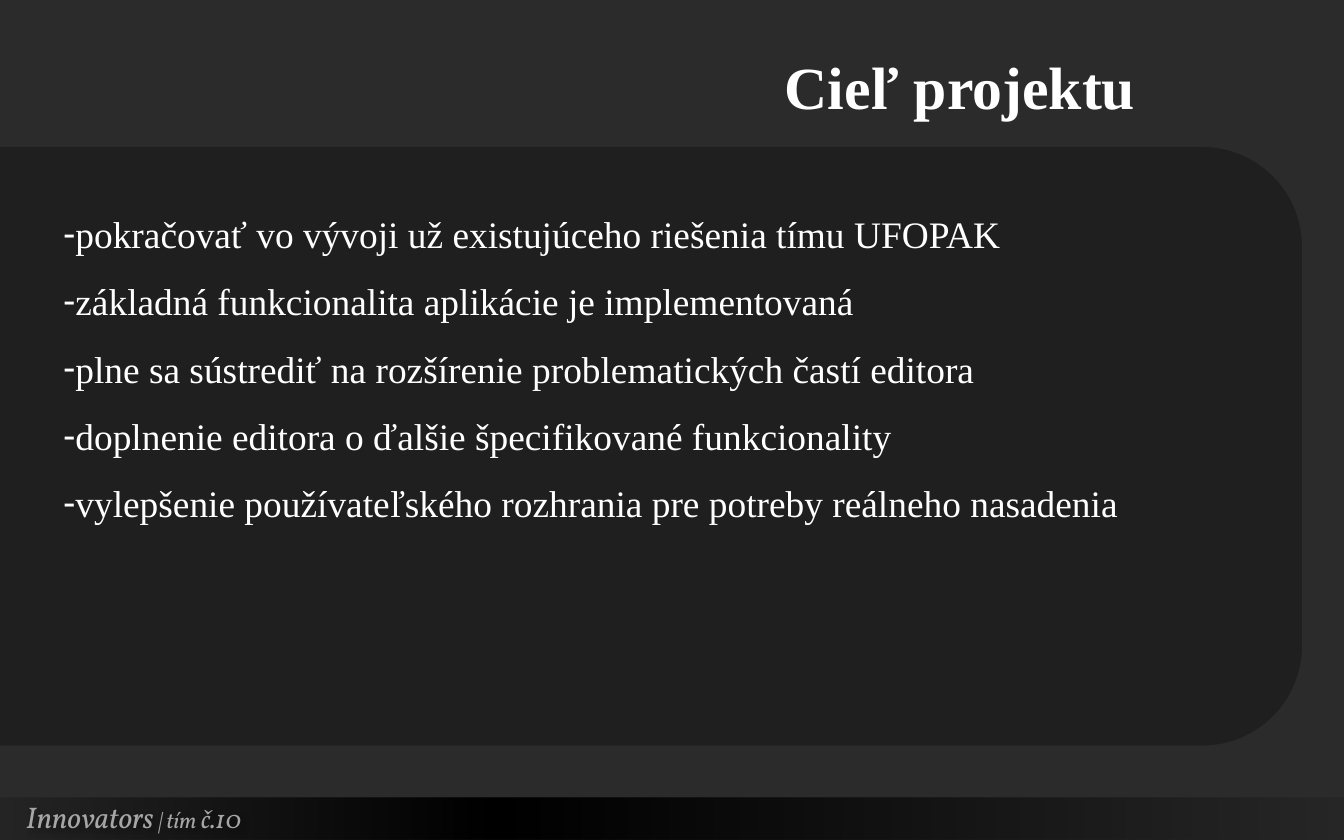
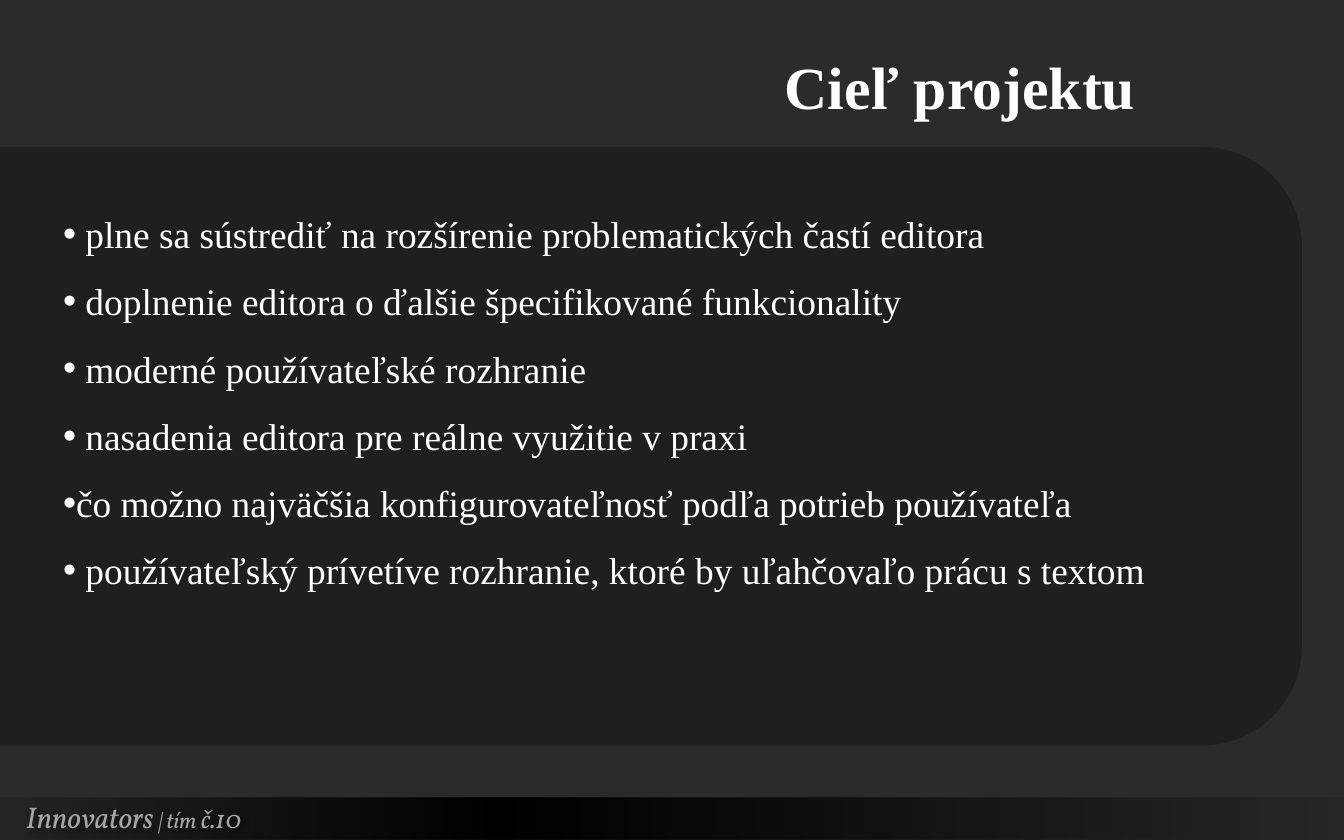
Before and after one commit to Innovators-Team10/Documentation, a slide deck: slide 3 of Dokumentacie/Ostatne/Innovators.pptx. Drawn at 1344x840 pixels with LibreOffice and Linux fonts; fonts in the diff are those of the drawing; background and template pictures are left out; a plain dark background stands for a picture behind light text. Boxes give left, top, right and bottom in pixels: in the first picture for what was removed or moved away, otherwise in the second. Text is boxed around its words. In the diff, an @@ line names an element or a change of style, - is before the commit and + after.

```diff
--- a/Dokumentacie/Ostatne/Innovators.pptx
+++ b/Dokumentacie/Ostatne/Innovators.pptx
@@ text at (x1=75, y1=221, x2=1000, y2=323): paragraphs removed @@
-– pokračovať vo vývoji už existujúceho riešenia tímu UFOPAK
-– základná funkcionalita aplikácie je implementovaná
@@ text at (x1=85, y1=221, x2=984, y2=323): bullet - to • @@
@@ text at (x1=76, y1=357, x2=1145, y2=591): text changed @@
-– vylepšenie používateľského rozhrania pre potreby reálneho nasadenia
+• moderné používateľské rozhranie
+• nasadenia editora pre reálne využitie v praxi
+• čo možno najväčšia konfigurovateľnosť podľa potrieb používateľa
+• používateľský prívetíve rozhranie, ktoré by uľahčovaľo prácu s textom
```
Also in this commit, not shown: 9 other slides changed, 2 slides added, 1 slide removed.
